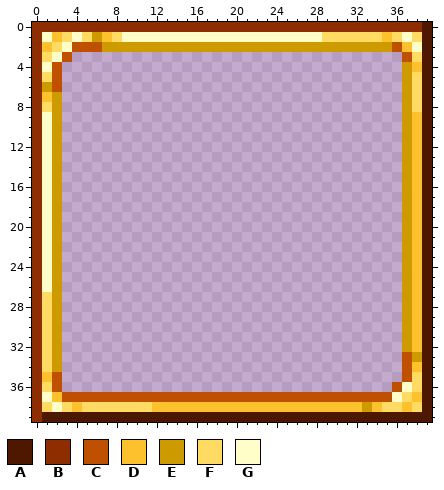
Edited in one commit: pixel-art sprite (icon.png). The first picture shows the starting point.
The file is 80x80 pixels, drawn in blocks of 2x2; one block is one cell here.
Palette (. is transparent): A #4e1800  B #8e2d00  C #bf5000  D #fdc12d  E #cd9a00  F #ffdb63  G #fffec8
After:
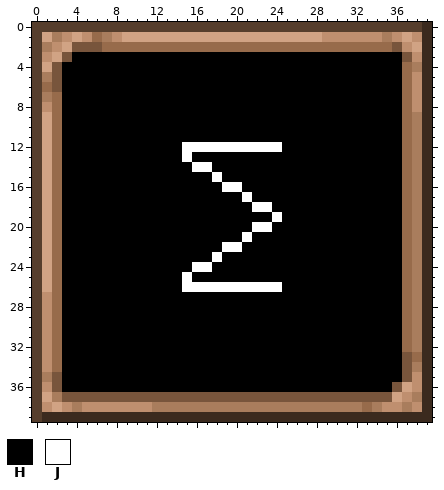
Colours new in this view: H #000000  J #ffffff
Diff:
@@ palette @@
-A #4e1800
+A #3b2a1e
-B #8e2d00
+B #563e2c
-C #bf5000
+C #78553c
-D #fdc12d
+D #a97d5d
-E #cd9a00
+E #976b4b
-F #ffdb63
+F #bf8f6f
-G #fffec8
+G #d1a384
@@ x 0..39 @@
  1 BGDFGFEDFGGGGGGGGGGGGGGGGGGGGFFFFFFDFGFA
- 2 BDFGCCCEEEEEEEEEEEEEEEEEEEEEEEEEEEEECDGA
- 3 BFGC.................................CFA
- 4 BGC..................................EDA
- 5 BFC..................................EFA
- 6 BEC..................................EFA
- 7 BDE..................................EFA
- 8 BFE..................................EFA
- 9 BGE..................................EDA
-10 BGE..................................EDA
-11 BGE..................................EDA
-12 BGE..................................EDA
-13 BGE..................................EDA
-14 BGE..................................EDA
-15 BGE..................................EDA
-16 BGE..................................EDA
-17 BGE..................................EDA
-18 BGE..................................EDA
-19 BGE..................................EDA
-20 BGE..................................EDA
-21 BGE..................................EDA
-22 BGE..................................EDA
-23 BGE..................................EDA
-24 BGE..................................EDA
-25 BGE..................................EDA
-26 BGE..................................EDA
-27 BFE..................................EDA
-28 BFE..................................EDA
-29 BFE..................................EDA
-30 BFE..................................EDA
-31 BFE..................................EDA
-32 BFE..................................EDA
-33 BFE..................................CEA
-34 BFE..................................CDA
-35 BDC..................................CFA
-36 BFC.................................CGFA
+ 2 BDFGCCCEEEEEEEEEEEEEEEEEEEEEEEEEEEEECFGA
+ 3 BFGCHHHHHHHHHHHHHHHHHHHHHHHHHHHHHHHHHCFA
+ 4 BGCHHHHHHHHHHHHHHHHHHHHHHHHHHHHHHHHHHEDA
+ 5 BDCHHHHHHHHHHHHHHHHHHHHHHHHHHHHHHHHHHEFA
+ 6 BECHHHHHHHHHHHHHHHHHHHHHHHHHHHHHHHHHHEFA
+ 7 BDEHHHHHHHHHHHHHHHHHHHHHHHHHHHHHHHHHHEFA
+ 8 BFEHHHHHHHHHHHHHHHHHHHHHHHHHHHHHHHHHHEFA
+ 9 BGEHHHHHHHHHHHHHHHHHHHHHHHHHHHHHHHHHHEDA
+10 BGEHHHHHHHHHHHHHHHHHHHHHHHHHHHHHHHHHHEDA
+11 BGEHHHHHHHHHHHHHHHHHHHHHHHHHHHHHHHHHHEDA
+12 BGEHHHHHHHHHHHHJJJJJJJJJJHHHHHHHHHHHHEDA
+13 BGEHHHHHHHHHHHHJHHHHHHHHHHHHHHHHHHHHHEDA
+14 BGEHHHHHHHHHHHHHJJHHHHHHHHHHHHHHHHHHHEDA
+15 BGEHHHHHHHHHHHHHHHJHHHHHHHHHHHHHHHHHHEDA
+16 BGEHHHHHHHHHHHHHHHHJJHHHHHHHHHHHHHHHHEDA
+17 BGEHHHHHHHHHHHHHHHHHHJHHHHHHHHHHHHHHHEDA
+18 BGEHHHHHHHHHHHHHHHHHHHJJHHHHHHHHHHHHHEDA
+19 BGEHHHHHHHHHHHHHHHHHHHHHJHHHHHHHHHHHHEDA
+20 BGEHHHHHHHHHHHHHHHHHHHJJHHHHHHHHHHHHHEDA
+21 BGEHHHHHHHHHHHHHHHHHHJHHHHHHHHHHHHHHHEDA
+22 BGEHHHHHHHHHHHHHHHHJJHHHHHHHHHHHHHHHHEDA
+23 BGEHHHHHHHHHHHHHHHJHHHHHHHHHHHHHHHHHHEDA
+24 BGEHHHHHHHHHHHHHJJHHHHHHHHHHHHHHHHHHHEDA
+25 BGEHHHHHHHHHHHHJHHHHHHHHHHHHHHHHHHHHHEDA
+26 BGEHHHHHHHHHHHHJJJJJJJJJJHHHHHHHHHHHHEDA
+27 BFEHHHHHHHHHHHHHHHHHHHHHHHHHHHHHHHHHHEDA
+28 BFEHHHHHHHHHHHHHHHHHHHHHHHHHHHHHHHHHHEDA
+29 BFEHHHHHHHHHHHHHHHHHHHHHHHHHHHHHHHHHHEDA
+30 BFEHHHHHHHHHHHHHHHHHHHHHHHHHHHHHHHHHHEDA
+31 BFEHHHHHHHHHHHHHHHHHHHHHHHHHHHHHHHHHHEDA
+32 BFEHHHHHHHHHHHHHHHHHHHHHHHHHHHHHHHHHHEDA
+33 BFEHHHHHHHHHHHHHHHHHHHHHHHHHHHHHHHHHHCEA
+34 BFEHHHHHHHHHHHHHHHHHHHHHHHHHHHHHHHHHHCDA
+35 BDCHHHHHHHHHHHHHHHHHHHHHHHHHHHHHHHHHHCFA
+36 BFCHHHHHHHHHHHHHHHHHHHHHHHHHHHHHHHHHCGFA
 37 BGDCCCCCCCCCCCCCCCCCCCCCCCCCCCCCCCCCGFDA
Boxes around the changes in both pictures, in picture pixels (x1, y1, x2, y2):
changed: (32, 22, 432, 422)
